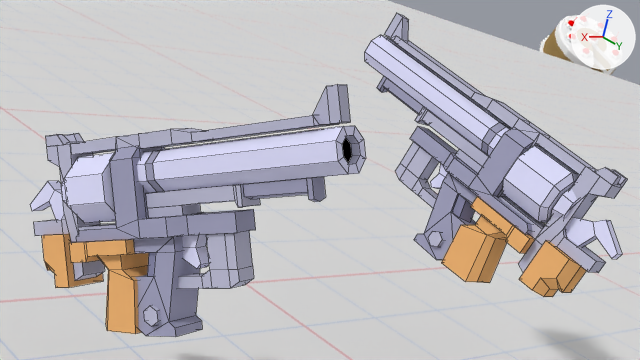
A saved change to the Blender file models/jack and casie/pistol autorevolver.blend.
Camera for both pictures: the file's camera 'Camera.001'. Lighting does not change. The marker at upper right points along +X, +Y and +Z. The older version comes first. Mesh edges are drawn as thin lines on the coarser meshes.

In view in the first picture: '_env_groundplane.001', 'cake', 'pose1', 'pose2'.
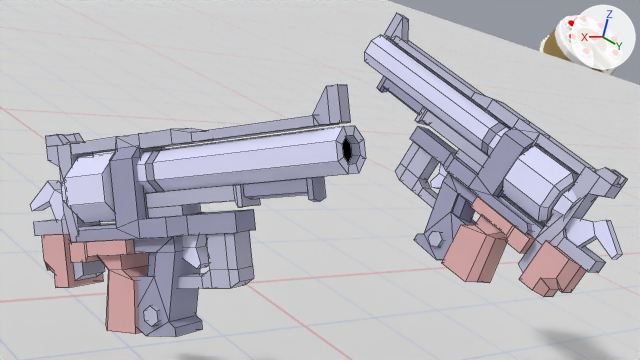
Changed parts and their boxes (x1, y1, x2, y2) in the pictures (640 x 360 px):
part 1 of me_autorevolver, recoloured (orange to pink)
    both: (42, 197, 587, 334)

What changed in the scene script:
```text
Add mat_peachbrown:
    mat_peachbrown = diffuse_material('PEACHBROWN')
    mat_peachbrown.base_color = (0.693, 0.398, 0.398)  # pink #d9a9a9
Change me_autorevolver:
    where me_autorevolver.from_pydata(...)  # 417 vertices, 364 faces; spans x -0.117..0.117, y -0.511..0.95, z -0.129..0.609
    used by ob_pose2; location = (-0.007, 1.315, 0.772); rotation_euler = (0.237, 0.144, -3.016), in degrees (14, 8.3, -173)
    me_autorevolver part 1: all 51 faces that had it switch from mat_grenadebrown (orange #ebb070) to mat_peachbrown (pink #d9a9a9)
```
